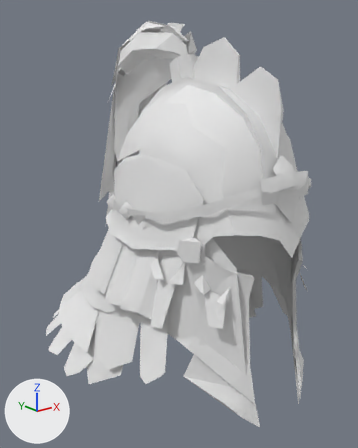
A saved change to the glTF model godot-client/assets/actors/native/equipment/variants/greyhaven_female/sunmane_steppe_headgear_08.glb.
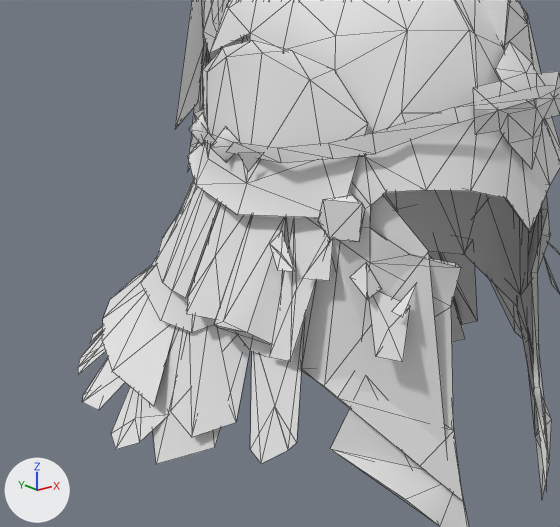
Each version appears first whole from a 50 mm camera at (-0.439, -0.469, 0.232) aimed at (0.014, 0.097, 0.006), and next in a close-up on the part from 1% to 86% of the width and 29% to 94% of the height. Arrows for +X, +Y and +Z are at lower left; the lights stay in place. The first two pictures are the older version. The close-ups show mesh edges as thin lines. Vertices at exactly the same position are counted once.

The older version as bpy lines, for what is in view:
```python
me_redplume_helm = bpy.data.meshes.new('Redplume Helm')
me_redplume_helm.from_pydata(...)  # 883 vertices, 1196 faces; spans x -0.175..0.175, y -0.13..0.378, z -0.204..0.296
me_redplume_helm.materials.append(mat_redplume_helm_base)  # its picture is missing
ob_redplume_helm = bpy.data.objects.new('Redplume Helm', me_redplume_helm)
ob_redplume_helm.location = (0.0, 0.0, 0.0)
```
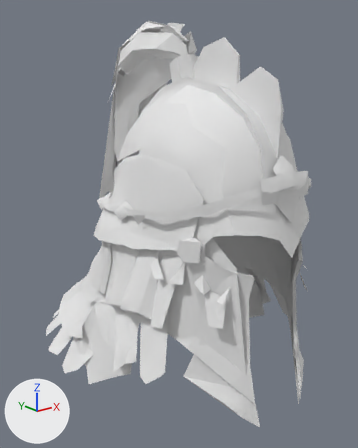
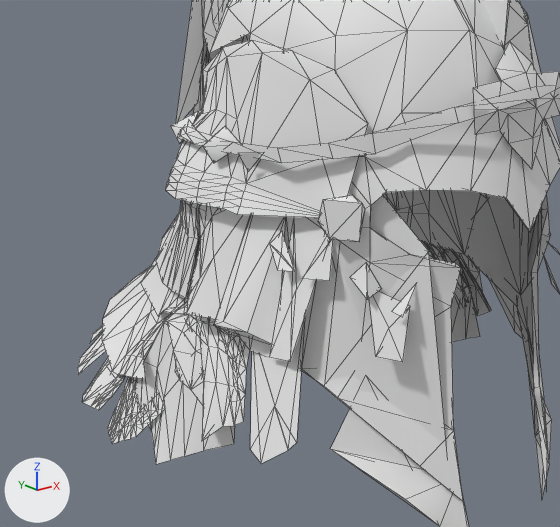
The newer file is also rescaled (x1.129), turned or shifted as a whole; pictures and numbers use the older file's frame.

Pixel boxes (x1, y1, x2, y2) of what changed, in the close-ups (560 x 527 px):
part 1 of me_redplume_helm, rebuilt
    before: (438, 238, 477, 325)
    after: (421, 241, 492, 316)
part 2 of me_redplume_helm, rebuilt (8% taller)
    before: (111, 387, 166, 449)
    after: (108, 377, 165, 444)
part 3 of me_redplume_helm, cut back
    before: (383, 190, 465, 341)
    after: (383, 190, 481, 342)
part 4 of me_redplume_helm, built on
    before: (83, 33, 280, 464)
    after: (83, 33, 320, 464)

The change, as a list of edits to the scene's bpy script:
```text
Change me_redplume_helm:
    used by ob_redplume_helm; location = (0.0, 0.0, 0.0)
    remove me_redplume_helm.from_pydata(...)  # 883 vertices, 1196 faces; spans x -0.175..0.175, y -0.13..0.378, z -0.204..0.296
    add me_redplume_helm.from_pydata(...)  # 1723 vertices, 2750 faces; spans x -0.175..0.175, y -0.13..0.378, z -0.204..0.296
    me_redplume_helm part 1: the loose piece of 7 vertices spanning x 0.111..0.147, y 0.015..0.105, z -0.163..-0.056 is rebuilt with 72 vertices and now spans x 0.111..0.145, y 0.008..0.101, z -0.148..-0.046
    me_redplume_helm part 2: the loose piece of 6 vertices spanning x -0.171..-0.136, y 0.094..0.145, z -0.204..-0.133 is rebuilt with 57 vertices and now spans x -0.172..-0.136, y 0.099..0.15, z -0.202..-0.131
    me_redplume_helm part 3: 12 vertices moved from x 0.079..0.122, y 0.047..0.124, z 0.042..0.072 to x 0.081..0.126, y 0.047..0.125, z 0.042..0.073; 26 vertices removed from x 0.077..0.162, y 0.04..0.144, z -0.188..0.067; 396 vertices added at x 0.065..0.171, y 0.018..0.181, z -0.202..0.133
    me_redplume_helm part 4: 15 vertices moved from x -0.123..-0.081, y 0.029..0.124, z -0.021..0.068 to x -0.129..-0.082, y 0.029..0.125, z -0.022..0.069; 23 vertices removed from x -0.154..-0.076, y 0.02..0.136, z -0.169..0.066; 377 vertices added at x -0.173..-0.065, y 0.006..0.186, z -0.195..0.109
```
